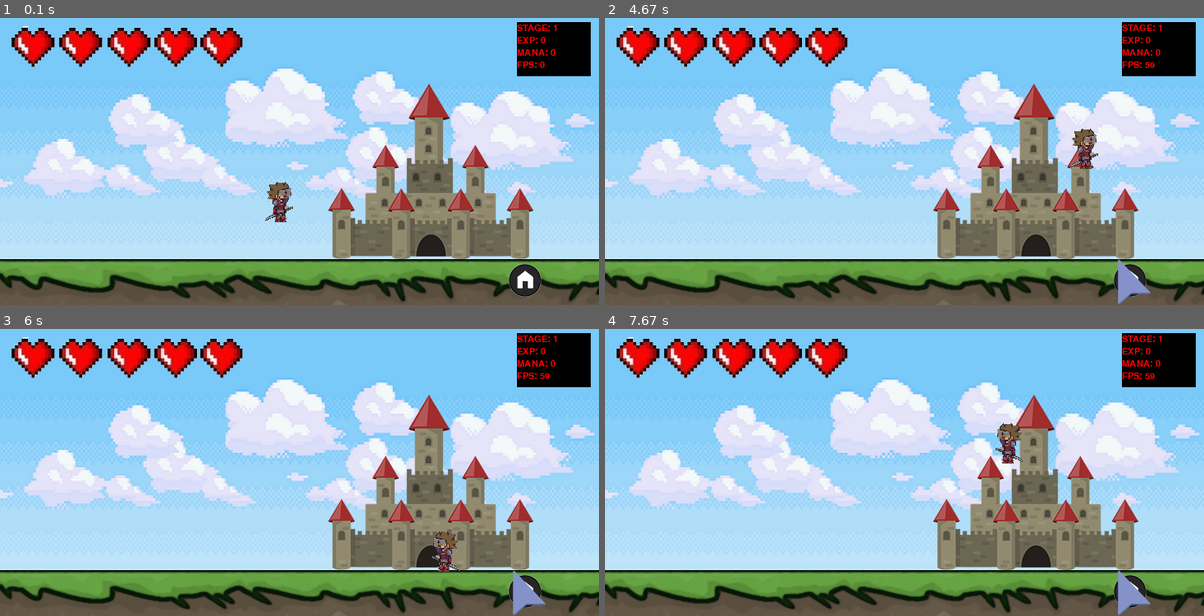
Above: before the commit, frames 1-4 (two rows, left to right).
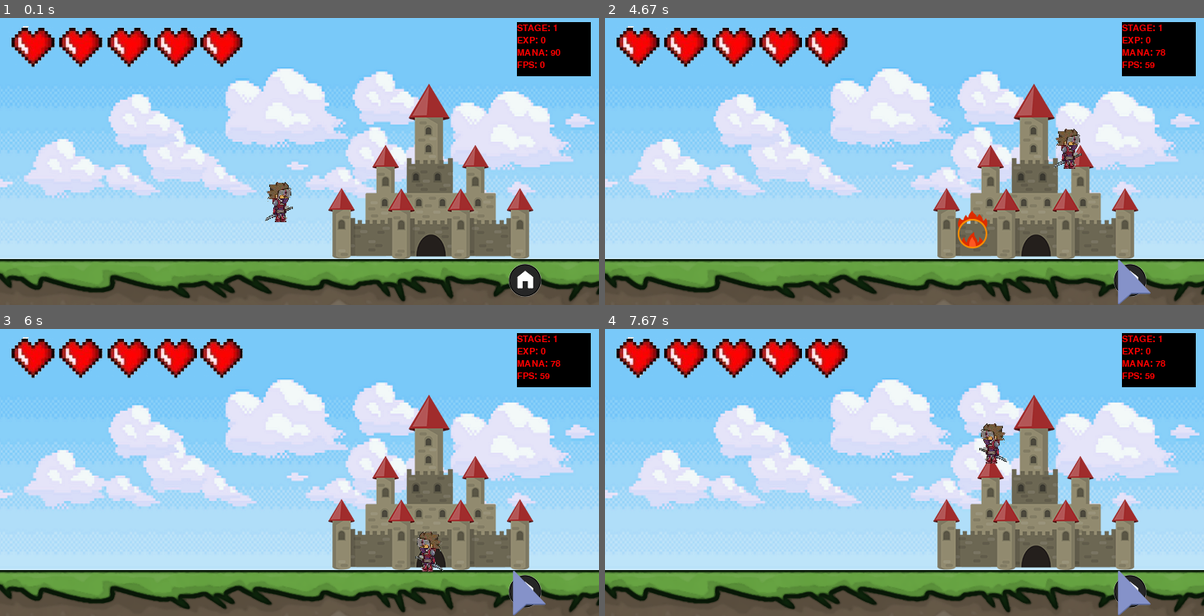
Above: after the commit, the same moments.

Repository: Aless-FG/pyGameTest
Game: pygame game, started from enemy.py
Same seed, same stepped clock (60 frames per second), same inputs: the game is played once before the commit and once after it.
Inputs (mouse positions are in pixels of both pictures, inside the frame that each line leads up to):
- Up to frame 1 (0.1 s): no input
- Up to frame 2 (4.67 s): hold M 0.33-0.8 s; hold Right 0.33-0.8 s; hold N 0.83-1.3 s; hold Right 0.83-1.3 s; tap Space at 0.9, 1.2, 1.73, 2.03, 2.23, 2.53, 2.73, 3.03, 3.3, 3.6, 3.73, 4.03, 4.4 s; click (1132, 282) at 1.38 s; hold Right 1.67-2.13 s; hold Right 2.17-2.63 s; hold Left 2.67-3.2 s; hold Left 3.23-3.63 s; hold Right 3.67-4.3 s; hold M from 4.33 s (still down); hold Left from 4.33 s (still down)
- Up to frame 3 (6 s): tap Space at 4.7, 4.9, 5.2, 5.4, 5.7, 5.9 s; release M at 4.8 s; release Left at 4.8 s; hold Left 4.83-5.3 s; hold Right 5.33-5.8 s; hold Right from 5.83 s (still down)
- Up to frame 4 (7.67 s): tap Space at 6.2, 6.4, 6.7, 6.97, 7.27, 7.4 s; release Right at 6.3 s; hold Left 6.33-6.87 s; hold Left 6.9-7.3 s; hold Right from 7.33 s (still down)

The runs differ from the first frame. In frame 1, less than 0.1% of the frame differs, in the area x 91-94%, y 10-14%; in frame 2, 1.0%, in the area x 58-94%, y 10-81%; in frame 3, 0.6%; in frame 4, 0.8%.

Commit message:
added fireball attack

Diff:
--- a/enemy.py
+++ b/enemy.py
@@ -49,10 +49,11 @@
 
         self.rect.center = self.pos  #  If not for this, the “rect” of the enemy would be left behind at the initial spawn point and collisions would not occur accurately
 
-    def update(self):  # Checks for collision with the Player
-
+    def update(self):
+        # Checks for collision with the Player
         hits = pygame.sprite.spritecollide(self, main.playergroup, False)
-
+        # Checks for collision with Fireballs
+        f_hits = pygame.sprite.spritecollide(self, main.fireballs, False)
         """If the player is currently in an attack mode, it means that the collision has occurred due to the player’s attack.
         Thus, we kill off the enemy sprite using the kill() command."""
         if hits and main.player.attacking == True:
@@ -66,7 +67,8 @@
                 self.rect.center = self.pos
                 self.enemy_hp -= 1
                 print("Enemy hit")
-
+        if f_hits:
+            self.enemy_hp == 0
 
         if self.enemy_hp == 0:
             rand_num = numpy.random.uniform(0, 100) #  random.uniform has a uniform spread
--- /dev/null
+++ b/fireball.py
@@ -0,0 +1,45 @@
+import pygame
+import main
+
+class Fireball(pygame.sprite.Sprite):
+    def __init__(self):
+        super().__init__()
+        self.direction = main.player.direction # get player position
+        if self.direction == "RIGHT":
+            self.image = pygame.image.load("png/fireball.png")
+        else:
+            self.image = pygame.image.load("png/fireball.png")
+        """
+        setting the center of the new rectangle to the same position as the player.pos
+        the center of the fireball's rectangle is positioned at the same location as the player's position.
+        """
+        self.rect = self.image.get_rect(center=main.player.pos)
+        self.rect.y = main.player.pos.y - 40
+        if main.player.direction == "RIGHT":
+            self.rect.x = main.player.pos.x
+        else:
+            self.rect.x = main.player.pos.x - 60
+
+
+    def fire(self):
+        main.player.magic_cooldown = 0 # the player cannot fire another firebatt till the previous one exits screen
+        # Runs while the fireball is still within the screen w/ extra margin
+        """
+        As long as the fireball is within the range of -10 and 710, keep drawing and moving the fireball forward
+        """
+        if -10 < self.rect.x < 710:
+            if self.direction == "RIGHT":
+                self.image = pygame.image.load("png/fireball.png")
+                main.displaysurface.blit(self.image, self.rect)
+            else:
+                self.image = pygame.image.load("png/fireball.png")
+                main.displaysurface.blit(self.image, self.rect)
+
+            if self.direction == "RIGHT":
+                self.rect.move_ip(7, 0) # moves the fireball's rectangle 12 pixels to the right along the x-axis
+            else:
+                self.rect.move_ip(-7, 0)
+        else:
+            self.kill()
+            main.player.magic_cooldown = 1
+            main.player.attacking = False
--- a/main.py
+++ b/main.py
@@ -8,6 +8,7 @@
 from tkinter import Tk, Button
 from healthbar import HealthBar
 from item import Item
+from fireball import Fireball
 from stagedisplay import StageDisplay
 from statusbar import StatusBar
 from pbutton import PButton
@@ -62,6 +63,7 @@
 class Player(pygame.sprite.Sprite):  # inherits from the pygame.sprite.Sprite class
     def __init__(self):
         super().__init__()
+
         self.image = pygame.image.load("png/Player_Sprite_R.png")
         self.rect = self.image.get_rect()
 
@@ -78,8 +80,9 @@
         self.attack_frame = 0
         self.cooldown = False
         self.health = 5
-        self.mana = 0
+        self.mana = 90
         self.xp = 0
+        self.magic_cooldown = 1 # the player can use a fireball
 
     def move(self):
 
@@ -350,7 +353,11 @@
 playergroup.add(player)
 enemies = pygame.sprite.Group()
 items = pygame.sprite.Group()
+fireballs = pygame.sprite.Group()
 font = pygame.font.get_fonts()
+
+
+
 
 while True:
     player.gravity_check()
@@ -396,6 +403,10 @@
     for itm in items:
         itm.render()
         itm.update()
+
+    for fb in fireballs:
+        fb.fire()
+
     for event in pygame.event.get():
         # Will run when the close window button is clicked
         if event.type == QUIT:
@@ -433,8 +444,7 @@
                     "stage handler IF")  # the player must press E and must be standing near the entrance of the castle
                 handler.stage_handler()  # shows dungeons
             if event.key == pygame.K_n:
-                if handler.battle == True and len(
-                        enemies) == 0:  # the player must be in dungeon and there must be 0 enemies
+                if handler.battle == True and len(enemies) == 0:  # the player must be in dungeon and there must be 0 enemies
                     handler.next_stage()  # advance to the next stage
                     stage_display = StageDisplay()
                     stage_display.display = True
@@ -442,6 +452,12 @@
 
             if event.key == pygame.K_SPACE:
                 player.jump()
+            if event.key == pygame.K_m: # use m key to fire (no cooldown is more fun :) )
+                if player.mana >= 6: # it costs 6 mana to fire
+                    player.mana -= 6
+                    player.attacking = True
+                    fireball = Fireball()
+                    fireballs.add(fireball)
             if event.key == pygame.K_RETURN:
                 if player.attacking == False:
                     player.attack()
Binary file added: png/fireball.png
